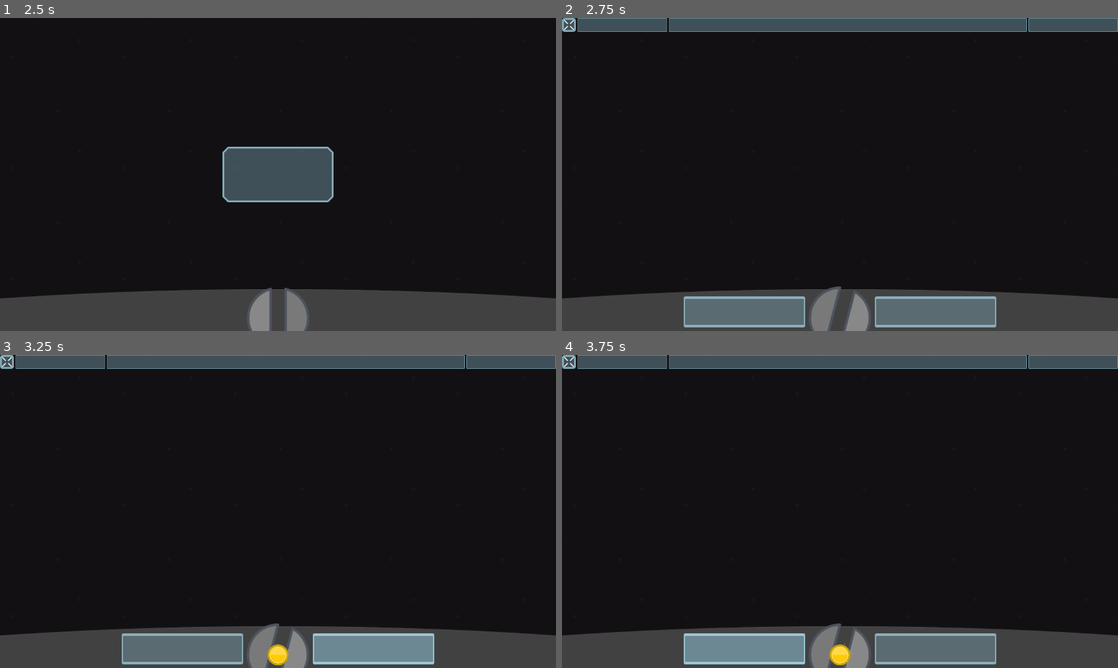
Above: before the commit, frames 1-4 (two rows, left to right).
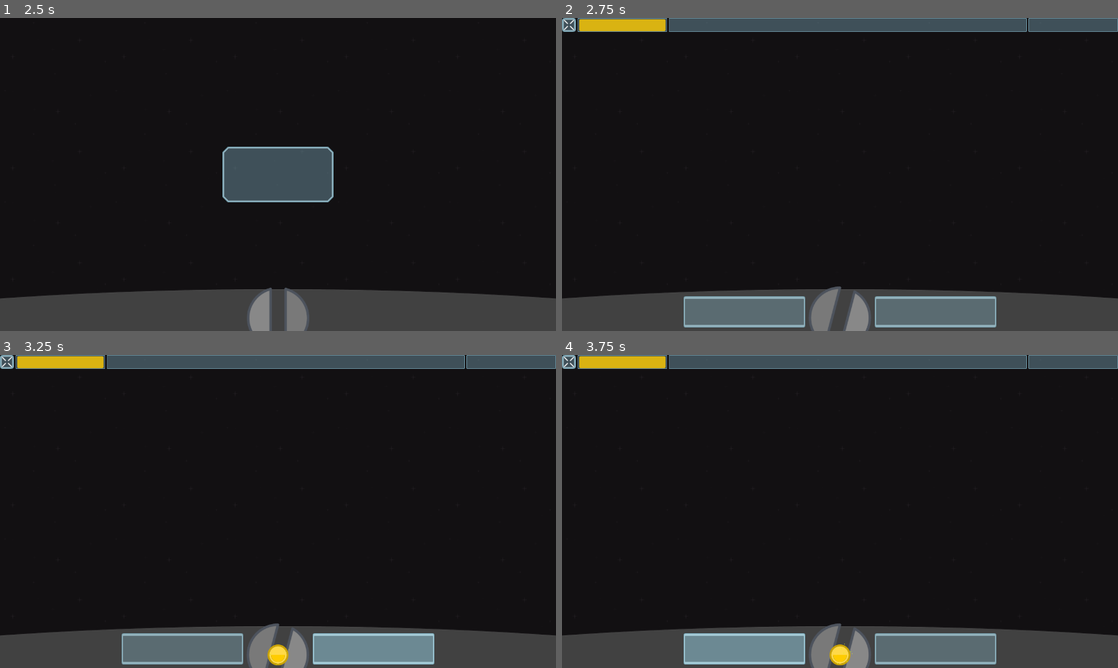
Above: after the commit, the same moments.

Repository: caleb-vincent/space-math
Game: Godot game, scene res://Debris/Debris.tscn
Two runs of this game, one before a commit and one after it. Both use one fixed random seed, a clock stepped at 60 frames per second and the inputs below. This scene is started directly instead of the project's main scene.
Inputs (mouse positions are in pixels of both pictures, inside the frame that each line leads up to):
- Up to frame 1 (2.5 s): tap Enter at 0.5 s; move the mouse to (400, 158) at 0.52 s; click (400, 158) at 0.6 s; tap Space at 1.25 s; drag from (278, 318) to (250, 237) at 1.27 s; move the mouse to (333, 105) at 2.02 s; click (333, 105) at 2.1 s
- Up to frame 2 (2.75 s): no input
- Up to frame 3 (3.25 s): click "+1" at 2.75 s
- Up to frame 4 (3.75 s): click "-1" at 3.5 s

Frame 1 is identical in both runs. In frame 2, 0.6% of the frame differs, in the area x 3-19%, y 0-5%; in frame 3, 0.6%; in frame 4, 0.6%.
Error in both runs: Invalid get index 'minAnswer' (on base: 'Nil').

Commit message:
Adjust Debris' HUD and lives

Diff:
--- a/Debris/Debris.tscn
+++ b/Debris/Debris.tscn
@@ -162,8 +162,8 @@
 
 func _onImpact( node : PhysicsBody2D ) -> void:
 	node.clearChain(false)
-	if $Hud.lives > 0:
-		$Hud.lives -= 1
+	if $Hud.health > 0:
+		$Hud.health -= 5
 	else:
 		$Hud.msgText = GAME_OVER
 		$FireTimer.stop()
@@ -184,7 +184,7 @@
 
 
 func _on_DebrisHud_msgGone() -> void:
-	if $Hud.lives <= 0:
+	if $Hud.health <= 0:
 		emit_signal(\"gameOver\")
 	elif !_started:
 		_addDebris()
@@ -271,20 +271,16 @@
 shape = SubResource( 3 )
 
 [node name="DebrisStart" type="Position2D" parent="."]
+position = Vector2( 1376, 64 )
+
+[node name="FirePosition" type="Position2D" parent="."]
 visible = false
-position = Vector2( 1376, 56 )
-__meta__ = {
-"_edit_lock_": true
-}
-
-[node name="FirePosition" type="Position2D" parent="."]
 position = Vector2( 640, 690 )
 __meta__ = {
 "_edit_lock_": true
 }
 
 [node name="Hud" parent="." instance=ExtResource( 4 )]
-lives = 5
 
 [node name="AddButton" type="Button" parent="Hud"]
 visible = false
--- a/Debris/DebrisHud.tscn
+++ b/Debris/DebrisHud.tscn
@@ -11,7 +11,7 @@
 signal msgGone
 signal gameOver
 
-export var lives: int = 0 setget _setLives
+export var health : int = 100 setget _set_health, _get_health
 export var score = 0 setget _setScore
 export var msgText : String setget _setMessage
 
@@ -22,13 +22,17 @@
 
 
 func _ready()-> void:
-	_setLives(lives)
+	_set_health(health)
 	_setScore(score)
 
 
 ################################################################################
 #	Private Methods
 ################################################################################
+
+
+func _get_health() -> int:
+	return int($VBoxContainer/StatusBar/LeftPanel/Health.value)
 
 
 func _setMessage(msg : String) -> void:
@@ -39,9 +43,9 @@
 	$MsgTimer.start()
 
 
-func _setLives(l : int) -> void:
-	lives = l
-	$VBoxContainer/StatusBar/Lives/Label.text = str(l)
+func _set_health(h : int) -> void:
+	health = h
+	$VBoxContainer/StatusBar/LeftPanel/Health.value = h
 
 
 func _setScore(s : int) -> void:
@@ -67,6 +71,16 @@
 
 "
 
+[sub_resource type="StyleBoxFlat" id=3]
+bg_color = Color( 1, 0.8, 0, 0.8 )
+border_color = Color( 0.8, 0.8, 0.8, 0 )
+corner_radius_top_left = 3
+corner_radius_top_right = 3
+corner_radius_bottom_right = 3
+corner_radius_bottom_left = 3
+
+[sub_resource type="StyleBoxEmpty" id=4]
+
 [sub_resource type="DynamicFont" id=2]
 size = 64
 font_data = ExtResource( 3 )
@@ -110,7 +124,7 @@
 texture_normal = ExtResource( 4 )
 stretch_mode = 5
 
-[node name="Lives" type="Panel" parent="VBoxContainer/StatusBar"]
+[node name="LeftPanel" type="Panel" parent="VBoxContainer/StatusBar"]
 margin_left = 36.0
 margin_right = 242.0
 margin_bottom = 32.0
@@ -120,12 +134,18 @@
 "_edit_use_anchors_": false
 }
 
-[node name="Label" type="Label" parent="VBoxContainer/StatusBar/Lives"]
-anchor_right = 1.0
-anchor_bottom = 1.0
-text = "N"
-align = 1
-valign = 1
+[node name="Health" type="ProgressBar" parent="VBoxContainer/StatusBar/LeftPanel"]
+anchor_right = 1.0
+anchor_bottom = 1.0
+margin_left = 4.0
+margin_top = 3.0
+margin_right = -4.0
+margin_bottom = -2.0
+size_flags_horizontal = 3
+size_flags_vertical = 3
+custom_styles/fg = SubResource( 3 )
+custom_styles/bg = SubResource( 4 )
+step = 1.0
 __meta__ = {
 "_edit_use_anchors_": false
 }
@@ -207,5 +227,6 @@
 __meta__ = {
 "_edit_use_anchors_": false
 }
+
 [connection signal="timeout" from="MsgTimer" to="." method="_on_MsgTimer_timeout"]
 [connection signal="pressed" from="VBoxContainer/StatusBar/ExitButton" to="." method="_on_ExitButton_pressed"]
Not shown: 1 places in Debris/DebrisHud.tscn that only renumber resources
